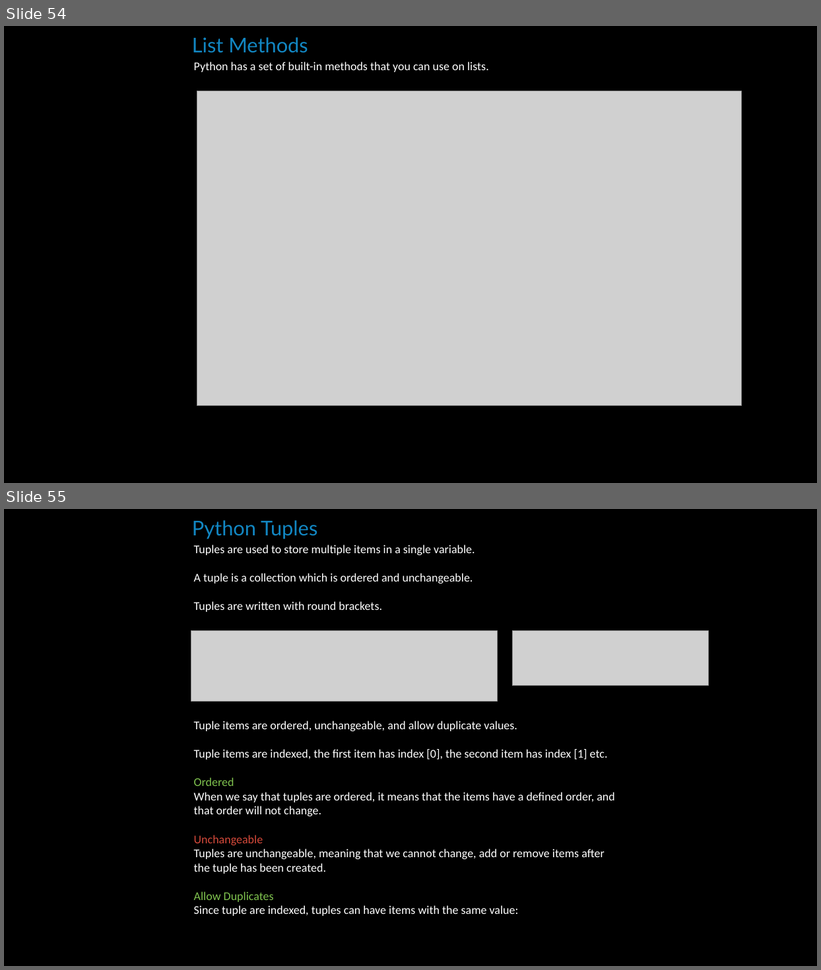
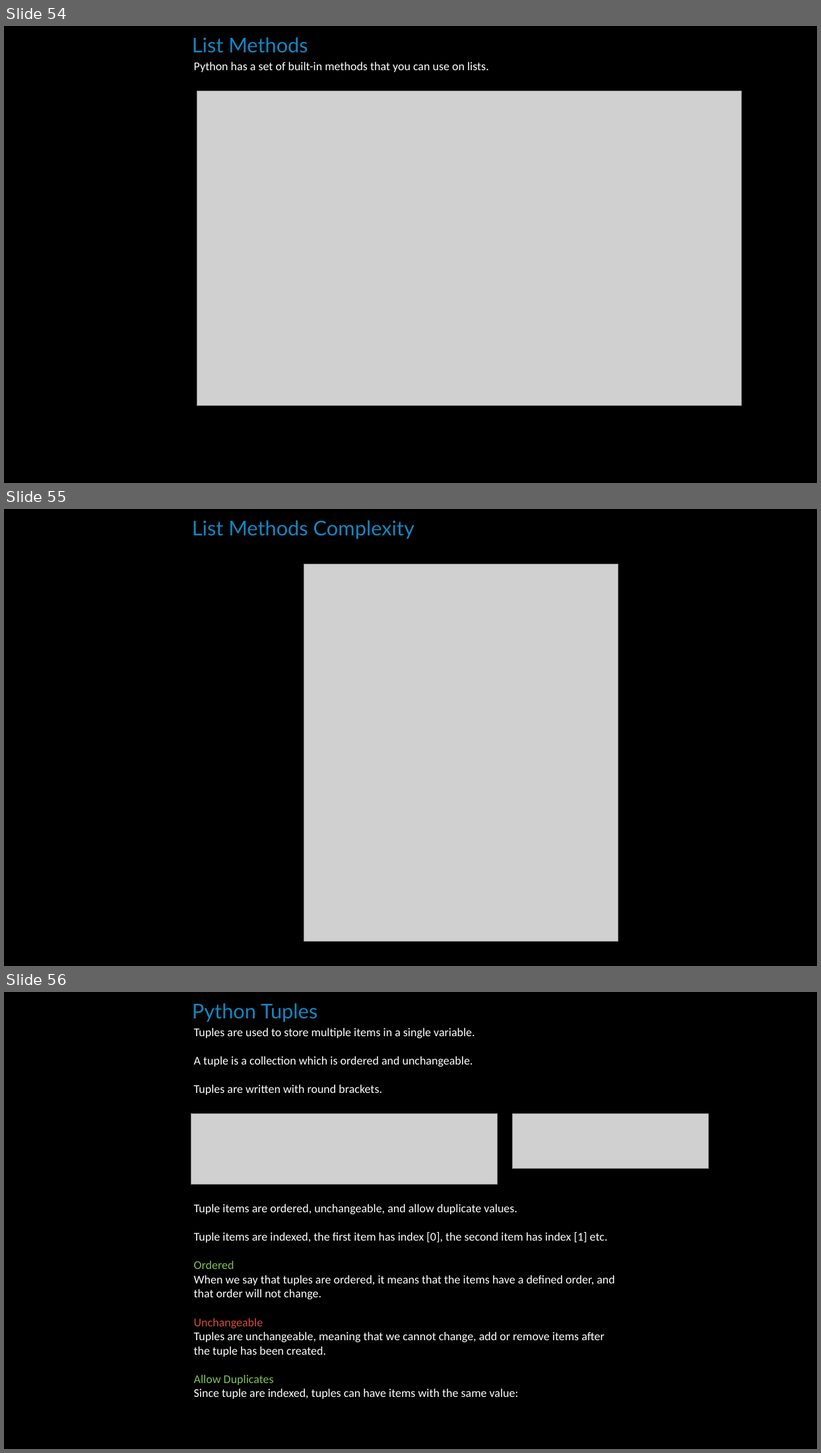
Before and after one commit to simon-pikalov/Ariel_OOP_2020, a slide deck: Classes/week_09/TA/simon_group/oop9.pptx. Shown one above the other, each under a label of ours: slides 54 and 55 before the commit, slides 54, 55 and 56 after it. The pictures are 821x970 and 821x1453 pixels, drawn with LibreOffice and Linux fonts; fonts in the diff are those of the drawing; grey boxes stand for pictures; background and template pictures are left out. Boxes give left, top, right and bottom in pixels: in the first picture for what was removed or moved away, otherwise in the second. Text is boxed around its words. In the diff, an @@ line names an element or a change of style, - is before the commit and + after.

Commit message:
added complexity to slides

```diff
--- a/Classes/week_09/TA/simon_group/oop9.pptx
+++ b/Classes/week_09/TA/simon_group/oop9.pptx
@@ slide 55 added at [4, 509, 817, 966], background #000000 @@
@@ text added at [192, 520, 415, 539], 24 pt, text #1287C3 @@
+List Methods Complexity
@@ picture added at [304, 564, 619, 941] @@
@@ what was slide 55 is now slide 56 @@
```
Also in this commit, not shown: 2 other slides added.
